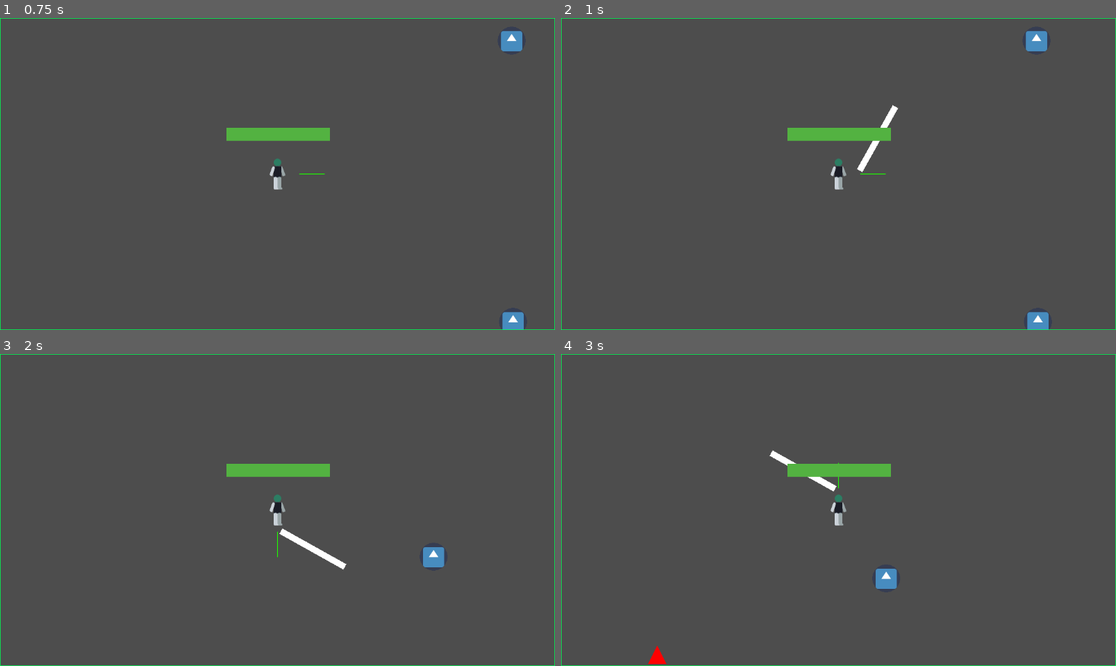
Above: before the commit, frames 1-4 (two rows, left to right).
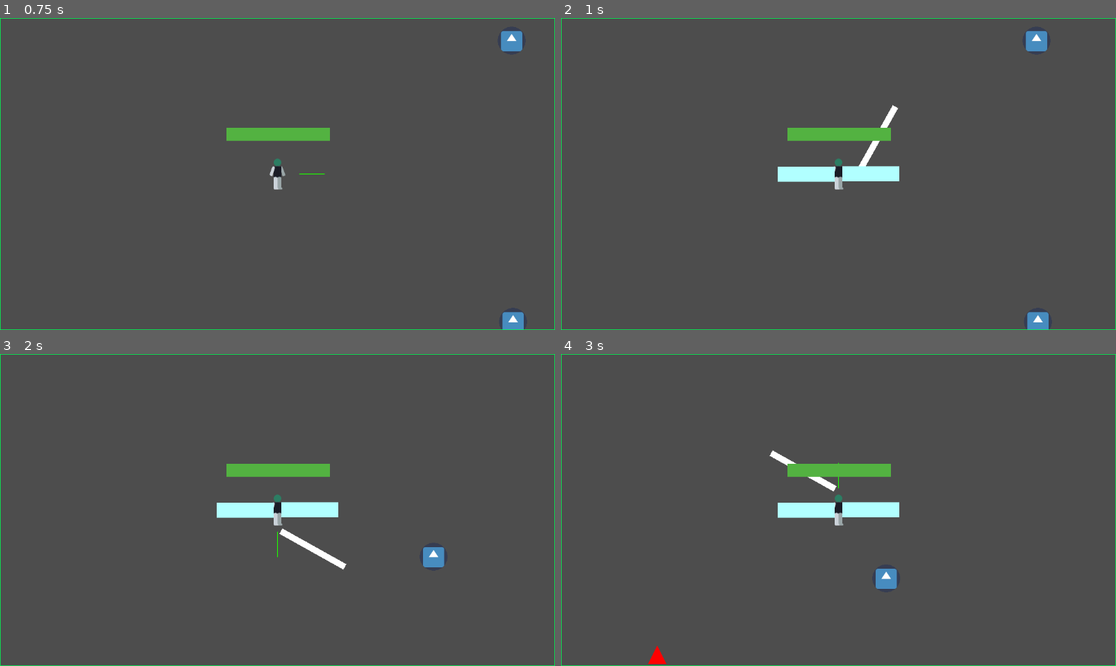
Above: after the commit, the same moments.

Repository: shendru/godot-course-overload
Game: Godot game, scene res://scenes/level.tscn
Same seed, same stepped clock (60 frames per second), same inputs: the game is played once before the commit and once after it. The engine's default icon, where the game draws it, is replaced by a stand-in: a white triangle on a blue panel in a dark square.
Inputs:
- Up to frame 1 (0.75 s): tap Enter at 0.5 s; hold D (move_right) from 0.53 s (still down)
- Up to frame 2 (1 s): keep holding D (move_right)
- Up to frame 3 (2 s): release D (move_right) at 1.28 s; hold S (move_down) from 1.28 s (still down)
- Up to frame 4 (3 s): release S (move_down) at 2.03 s; hold D (move_right) 2.03-2.78 s; hold W (move_up) from 2.78 s (still down)

Frame 1 is identical in both runs. In frame 2, 1.0% of the frame differs, in the area x 39-61%, y 47-53%; in frame 3, 1.0%; in frame 4, 1.0%.

Commit message:
Whip w/ level 2

Diff:
--- a/components/whip_collision.tscn
+++ b/components/whip_collision.tscn
@@ -3,7 +3,7 @@
 [ext_resource type="Script" path="res://damage.gd" id="1_psq6a"]
 
 [sub_resource type="RectangleShape2D" id="RectangleShape2D_7caf7"]
-size = Vector2(81, 20)
+size = Vector2(117.5, 31)
 
 [node name="WhipCollision" type="Area2D"]
 collision_layer = 4
@@ -11,13 +11,19 @@
 script = ExtResource("1_psq6a")
 
 [node name="CollisionShape2D" type="CollisionShape2D" parent="."]
-position = Vector2(49, 0)
+position = Vector2(67.25, 0)
 shape = SubResource("RectangleShape2D_7caf7")
 
 [node name="Timer" type="Timer" parent="."]
 wait_time = 0.3
-one_shot = true
 autostart = true
 
+[node name="ColorRect" type="ColorRect" parent="."]
+offset_left = 8.0
+offset_top = -16.0
+offset_right = 126.0
+offset_bottom = 15.0
+color = Color(0.694118, 1, 1, 1)
+
 [connection signal="body_entered" from="." to="." method="_on_body_entered"]
-[connection signal="timeout" from="Timer" to="." method="whip_damage_timer"]
+[connection signal="timeout" from="Timer" to="." method="_on_timer_timeout"]
--- a/damage.gd
+++ b/damage.gd
@@ -5,9 +5,9 @@
 	if body.has_method("take_damage"):
 		print("can damage")
 		#var randomDMG = randi_range(1,3)
-		body.take_damage(2)
+		body.take_damage(1)
 		print("done damage")
 
-func whip_damage_timer() -> void:
-	queue_free()
-	print("whip gone")
+func _on_timer_timeout() -> void:
+		queue_free()
+		print("whip gone")
--- a/scenes/level.tscn
+++ b/scenes/level.tscn
@@ -1,10 +1,9 @@
-[gd_scene load_steps=7 format=3 uid="uid://dkvosfvk83xh5"]
+[gd_scene load_steps=6 format=3 uid="uid://dkvosfvk83xh5"]
 
 [ext_resource type="PackedScene" uid="uid://b2mpoyrqvhadb" path="res://scenes/player.tscn" id="1_ajxwd"]
 [ext_resource type="Script" path="res://scripts/level.gd" id="1_qwb4s"]
 [ext_resource type="PackedScene" uid="uid://b8lbnwk4jlkb" path="res://scenes/rock.tscn" id="3_2an5l"]
 [ext_resource type="Script" path="res://scenes/spawner.gd" id="4_3gdor"]
-[ext_resource type="PackedScene" uid="uid://dek6168e3owjr" path="res://scenes/whip.tscn" id="5_hds2u"]
 
 [sub_resource type="Curve2D" id="Curve2D_3kcsj"]
 _data = {
@@ -51,8 +50,6 @@
 width = 2.0
 default_color = Color(0, 1, 0.333333, 1)
 
-[node name="Whip2" parent="player" instance=ExtResource("5_hds2u")]
-
 [node name="enemies" type="Node" parent="."]
 
 [connection signal="timeout" from="spawner" to="." method="_on_timer_timeout"]
--- a/scenes/whip.gd
+++ b/scenes/whip.gd
@@ -1,17 +1,28 @@
 extends Marker2D
 
-@export var level = 1
-
-func _ready() -> void:
-	$whipTimer.start()
+@export var level = 2
 
 func whip_timer() -> void:
-	print("time")
 	spawnWhip()
 
 func spawnWhip() -> void:
 #	SPRITE ANIMATION OF WHIP
+
+	if level == 1:
+		defaultWhip()
+	elif level == 2:
+		upgradedWhip()
+
+
+func defaultWhip() -> void:
 	const whip_collision = preload("res://components/whip_collision.tscn")
 	var new_whip = whip_collision.instantiate()
 	add_child(new_whip)
-	print("new WHIP!")
+
+func upgradedWhip() -> void:
+	const whip_collision = preload("res://components/whip_collision.tscn")
+	var new_whip = whip_collision.instantiate()
+	var new_whip2 = whip_collision.instantiate()
+	add_child(new_whip)
+	add_child(new_whip2)
+	new_whip2.rotation_degrees = 180
--- a/scenes/whip.tscn
+++ b/scenes/whip.tscn
@@ -6,6 +6,7 @@
 script = ExtResource("1_5qujr")
 
 [node name="whipTimer" type="Timer" parent="."]
-wait_time = 2.0
+unique_name_in_owner = true
+autostart = true
 
 [connection signal="timeout" from="whipTimer" to="." method="whip_timer"]
--- a/scripts/enemy.gd
+++ b/scripts/enemy.gd
@@ -5,7 +5,7 @@
 @onready var sprite = $Sprite2D
 @onready var shader_material = sprite.material
 
-var health = 8 # could use a better healthbar formula
+var health = 2 # could use a better healthbar formula
 
 func _physics_process(_delta):
 	var direction = global_position.direction_to(player.global_position)
